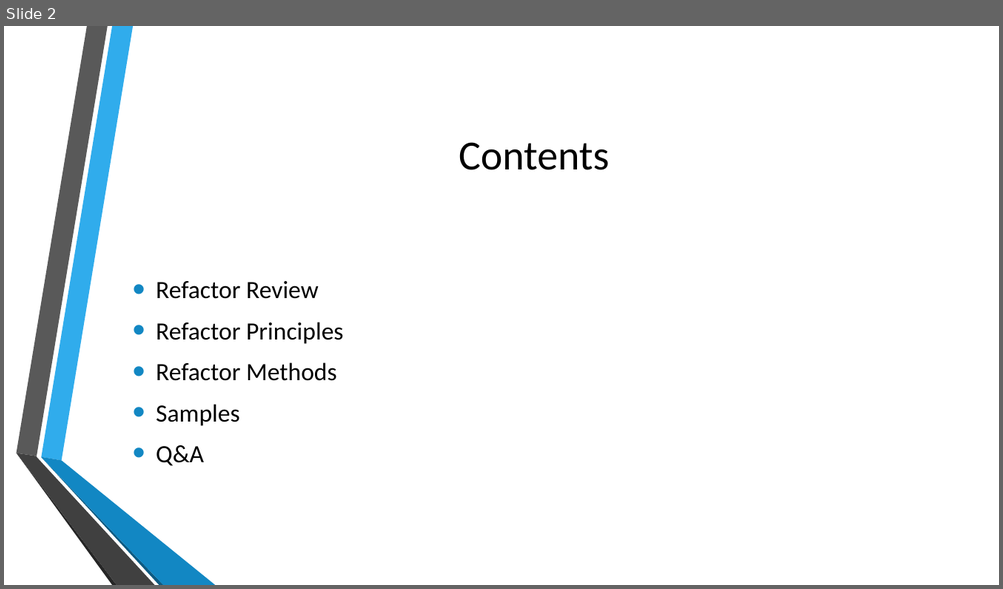
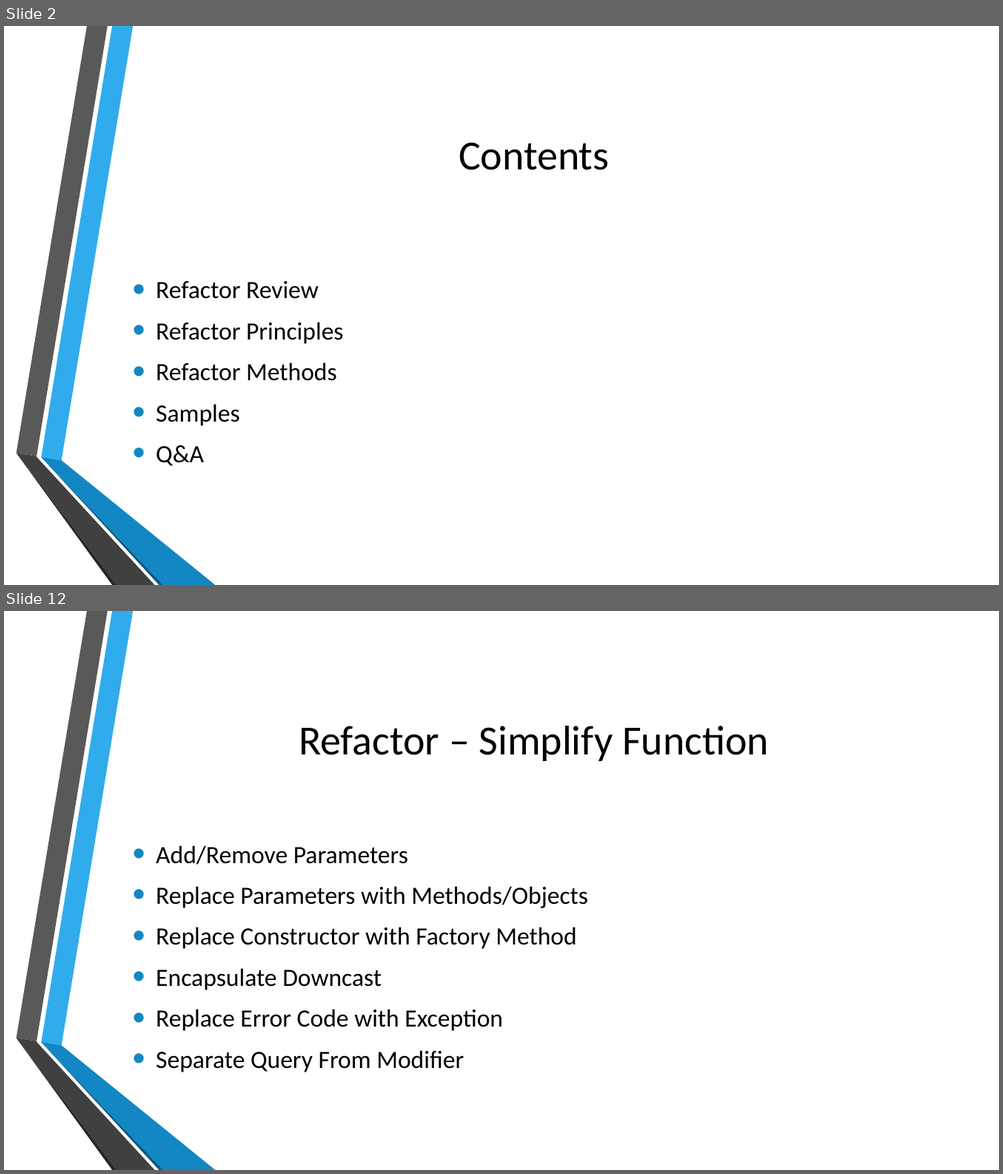
Before and after one commit to zhangyun/sharings, a slide deck: Refactoring - Java/Refactoring.pptx. Shown one above the other, each under a label of ours: slide 2 before the commit, slides 2 and 12 after it; the slides between them are not shown. The pictures are 1003x589 and 1003x1174 pixels, drawn with LibreOffice and Linux fonts; fonts in the diff are those of the drawing; background and template pictures are left out. Boxes give left, top, right and bottom in pixels: in the first picture for what was removed or moved away, otherwise in the second. Text is boxed around its words. In the diff, an @@ line names an element or a change of style, - is before the commit and + after.

Commit message:
New version of refactoring - java

```diff
--- a/Refactoring - Java/Refactoring.pptx
+++ b/Refactoring - Java/Refactoring.pptx
@@ slide 12 added at bbox=[4, 611, 999, 1170], background picture (left out); not listed: 6 template elements that a slide beside it also shows @@
@@ title added at bbox=[299, 726, 768, 761], 40 pt, text #000000 @@
+Refactor – Simplify Function
@@ text added at bbox=[156, 846, 588, 1073], 24 pt, text #000000 @@
+• Add/Remove Parameters
+• Replace Parameters with Methods/Objects
+• Replace Constructor with Factory Method
+• Encapsulate Downcast
+• Replace Error Code with Exception
+• Separate Query From Modifier
```
Also in this commit, not shown: 1 slide changed, 11 other slides added, 2 slides removed.
